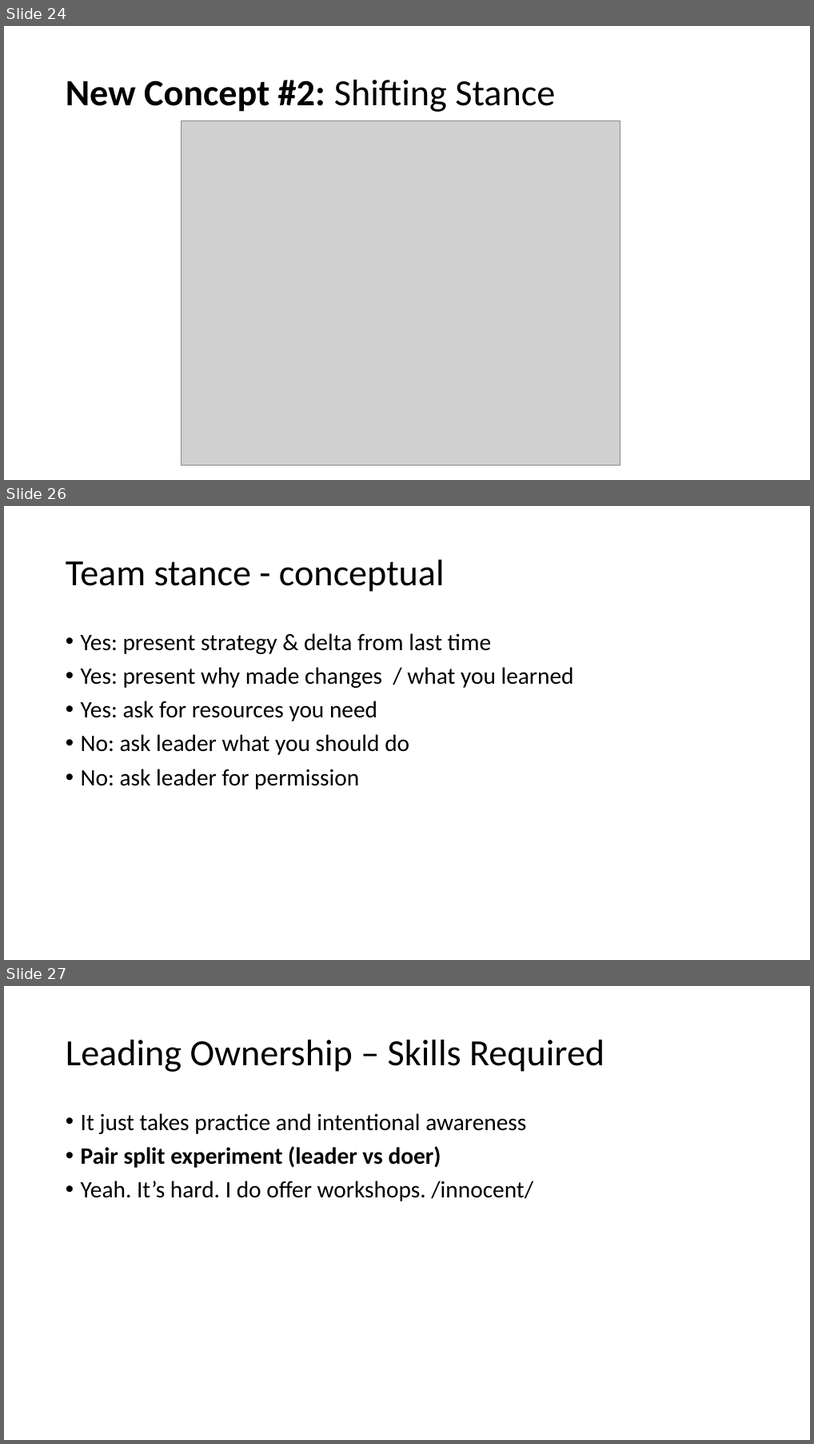
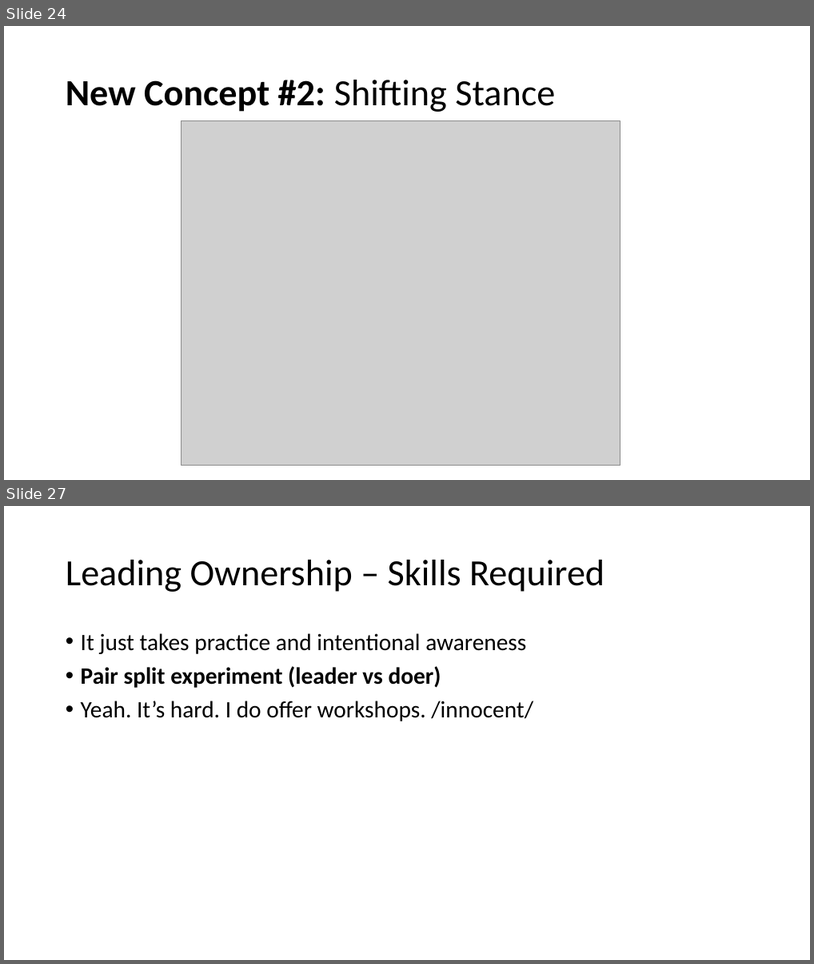
Before and after one commit to arlobelshee/Presentations, a slide deck: leading technical debt/gogo keynote - data-driven leadership to solve technical debt.pptx. Shown one above the other, each under a label of ours: slides 24, 26 and 27 before the commit, slides 24 and 27 after it; the slides between them are not shown. The pictures are 814x1444 and 814x964 pixels, drawn with LibreOffice and Linux fonts; fonts in the diff are those of the drawing; grey boxes stand for pictures. Boxes give left, top, right and bottom in pixels: in the first picture for what was removed or moved away, otherwise in the second. Text is boxed around its words. In the diff, an @@ line names an element or a change of style, - is before the commit and + after.

```diff
--- a/leading technical debt/gogo keynote - data-driven leadership to solve technical debt.pptx
+++ b/leading technical debt/gogo keynote - data-driven leadership to solve technical debt.pptx
@@ slide 26 removed at [4, 506, 810, 960], background #FFFFFF @@
@@ title removed at [66, 560, 445, 592] @@
-Team stance - conceptual
@@ text removed at [81, 633, 574, 789] @@
-• Yes: present strategy & delta from last time
-• Yes: present why made changes / what you learned
-• Yes: ask for resources you need
-• No: ask leader what you should do
-• No: ask leader for permission
```
Also in this commit, not shown: 1 slide changed, 1 slide added.
